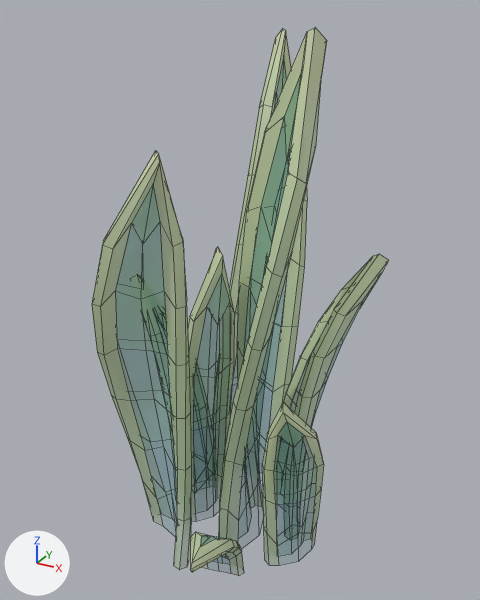
Renders of the FBX model Assets/Models/Tiny Treats plants/sansevieria_plant_large.fbx from each side of a commit.
Rendered twice from a 50 mm camera at (1.46, -2.59, 2.63) aimed at (-0.01, 0.09, 1.29). The lights are fixed; the arrows at lower left show +X, +Y and +Z. Mesh edges are drawn as thin lines. Objects named as collision shapes, trigger or cutter boxes, shadow casters or lower levels of detail are left out. Where no turn or scale is listed for an object, it has been applied to the vertices.

Script lines for the objects in view, before the commit:
```python
mat_tiny_treats_1 = bpy.data.materials.new('tiny_treats_1')
mat_tiny_treats_1.use_nodes = True; mat_tiny_treats_1.node_tree.nodes.clear()
_N = mat_tiny_treats_1.node_tree.nodes; _L = mat_tiny_treats_1.node_tree.links
n0 = _N.new('ShaderNodeBsdfPrincipled'); n0.name = 'Principled BSDF'
n1 = _N.new('ShaderNodeOutputMaterial'); n1.name = 'Material Output'
n2 = _N.new('ShaderNodeTexImage'); n2.name = 'Image Texture'
n2.image = img_tiny_treats_texture_1_png
n3 = _N.new('ShaderNodeTexImage'); n3.name = 'Image Texture.001'
n3.image = img_tiny_treats_texture_1_png
_L.new(n2.outputs[0], n0.inputs[0])  # 'Color' to 'Base Color'
_L.new(n3.outputs[0], n0.inputs[4])  # 'Color' to 'Alpha'
_L.new(n0.outputs[0], n1.inputs[0])  # 'BSDF' to 'Surface'
me_sansevieria_plant_large = bpy.data.meshes.new('sansevieria_plant_large')
me_sansevieria_plant_large.from_pydata(...)  # 604 vertices, 564 faces; spans x -0.62..0.69, y -0.75..0.96, z -0.06..2.56
me_sansevieria_plant_large.materials.append(mat_tiny_treats_1)
ob_sansevieria_plant_large = bpy.data.objects.new('sansevieria_plant_large', me_sansevieria_plant_large)
ob_sansevieria_plant_large.location = (0.0, 0.0, 0.0)
```
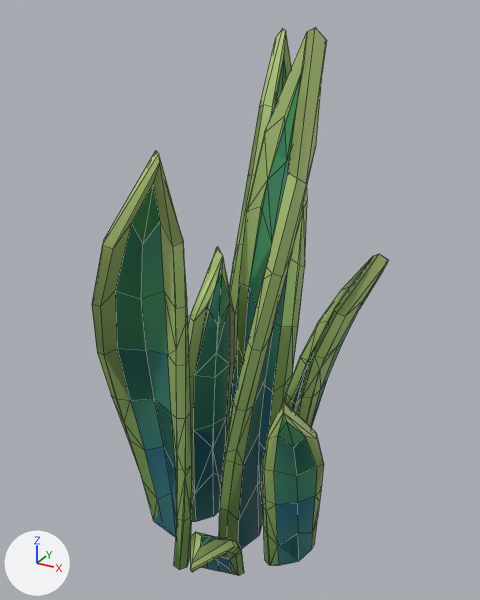
Where the change shows, as pixel boxes (x1, y1, x2, y2) in the pictures (480 x 600 px):
'sansevieria_plant_large', surface changed
    both: (92, 27, 388, 576)
'sansevieria_plant_large_LOD1', added (green)
    after: (92, 29, 387, 576)

Edits to the bpy script that builds the scene:
```text
Change img_tiny_treats_texture_1_png:
    img_tiny_treats_texture_1_png: load_image('tiny_treats_texture_1.png', 'tiny_treats_texture_1.png', 1024, 1024, 'Non-Color') -> load_image('tiny_treats_texture_1.png', 'tiny_treats_texture_1.png', 1024, 1024, 'sRGB')
Change mat_tiny_treats_1:
    remove n3 = _N.new('ShaderNodeTexImage'); n3.name = 'Image Texture.001'
    remove n3.image = img_tiny_treats_texture_1_png
    where n0 = _N.new('ShaderNodeBsdfPrincipled'); n0.name = 'Principled BSDF'
    remove _L.new(n3.outputs[0], n0.inputs[4])  # 'Color' to 'Alpha'
    where n2 = _N.new('ShaderNodeTexImage'); n2.name = 'Image Texture'
    add _L.new(n2.outputs[1], n0.inputs[4])  # 'Alpha' to 'Alpha'
Add me_sansevieria_plant_large_001:
    me_sansevieria_plant_large_001.from_pydata(...)  # 498 vertices, 541 faces; spans x -0.61..0.69, y -0.75..0.96, z -0.06..2.56
    me_sansevieria_plant_large_001.materials.append(mat_tiny_treats_1)  # picture img_tiny_treats_texture_1_png
Add ob_sansevieria_plant_large_lod1:
    ob_sansevieria_plant_large_lod1 = bpy.data.objects.new('sansevieria_plant_large_LOD1', me_sansevieria_plant_large_001)
    ob_sansevieria_plant_large_lod1.location = (0.0, 0.0, 0.0)
```
